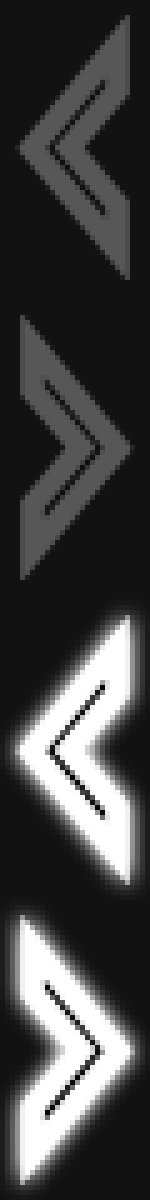
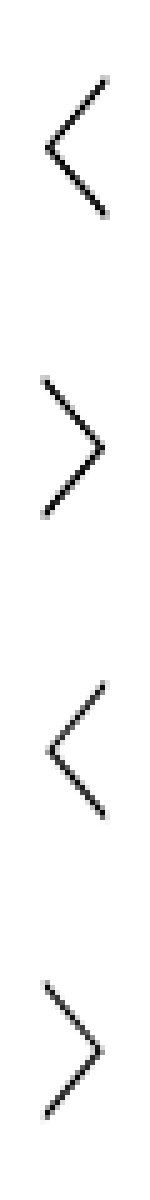
Two versions of the same layered image (150 × 1200). Layer-by-layer changes:
added layer "Layer 6" above "Layer 5" over 20, 310, 135, 585
added layer "Layer 5" above "right arrow - glow" over 15, 10, 130, 285
renamed "Layer 2" to "left arrow - no glow", hid it over 15, 15, 130, 280
renamed "Layer 1" to "right arrow - no glow", hid it over 20, 315, 135, 580
hid "Shape 1" over 0, 0, 150, 1200
